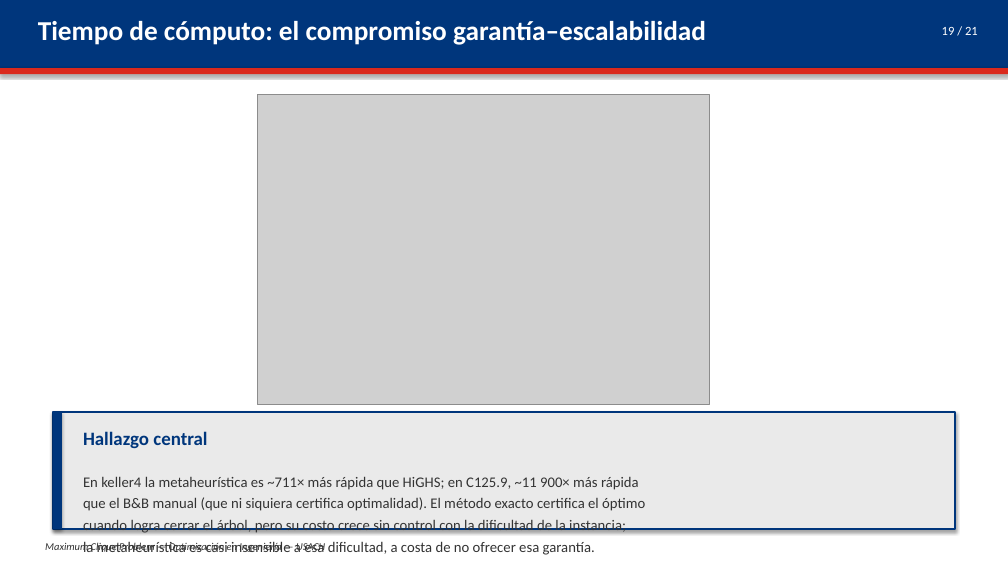
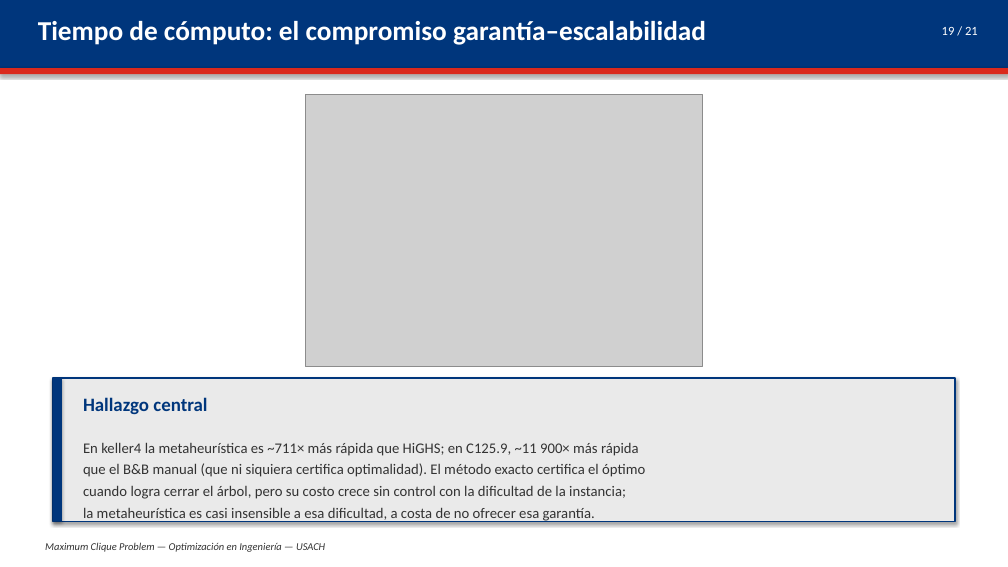
Before and after one commit to dmm-usach/lab-opti, a slide deck: slide 19 of presentacion/Presentacion_MCP.pptx. Drawn at 1008x567 pixels with LibreOffice and Linux fonts; fonts in the diff are those of the drawing; grey boxes stand for pictures. Boxes give left, top, right and bottom in pixels: in the first picture for what was removed or moved away, otherwise in the second. Text is boxed around its words. In the diff, an @@ line names an element or a change of style, - is before the commit and + after.

```diff
--- a/presentacion/Presentacion_MCP.pptx
+++ b/presentacion/Presentacion_MCP.pptx
@@ picture: place and size @@
-picture at (257,95,709,405)
+picture at (306,95,702,367)
@@ rectangle: place and size @@
-rectangle at (53,412,955,529)
+rectangle at (53,378,955,522)
@@ rectangle: place and size @@
-rectangle at (53,412,62,529)
+rectangle at (53,378,62,522)
@@ text "Hallazgo central": place and size @@
-text "Hallazgo central" at (83,431,207,449)
+text "Hallazgo central" at (83,397,207,415)
@@ text "En keller4 la metaheurística es ...": place and size @@
-text "En keller4 la metaheurística es ..." at (83,476,645,555)
+text "En keller4 la metaheurística es ..." at (83,442,645,523)
```
Also in this commit, not shown: 6 other slides changed, 1 other file.
